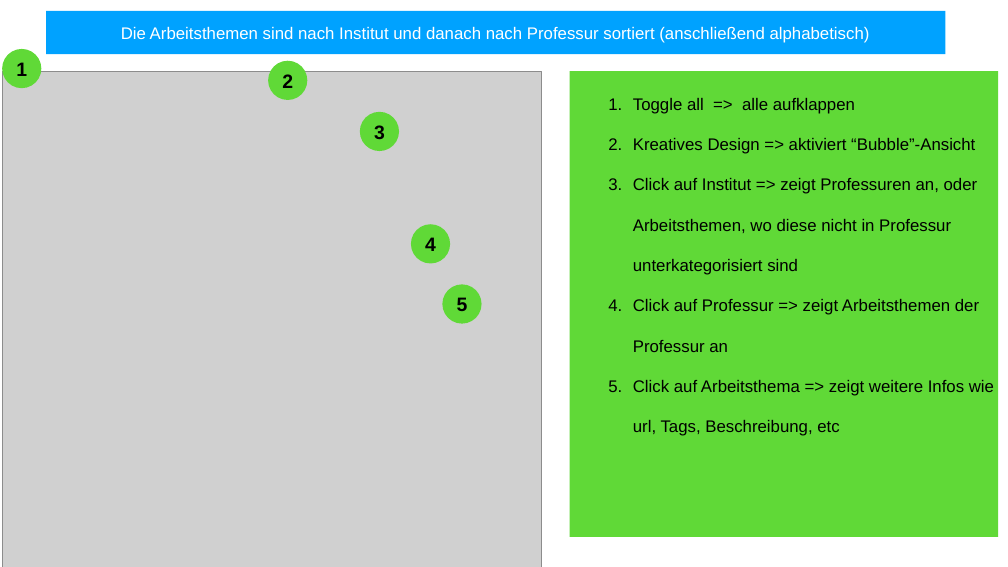
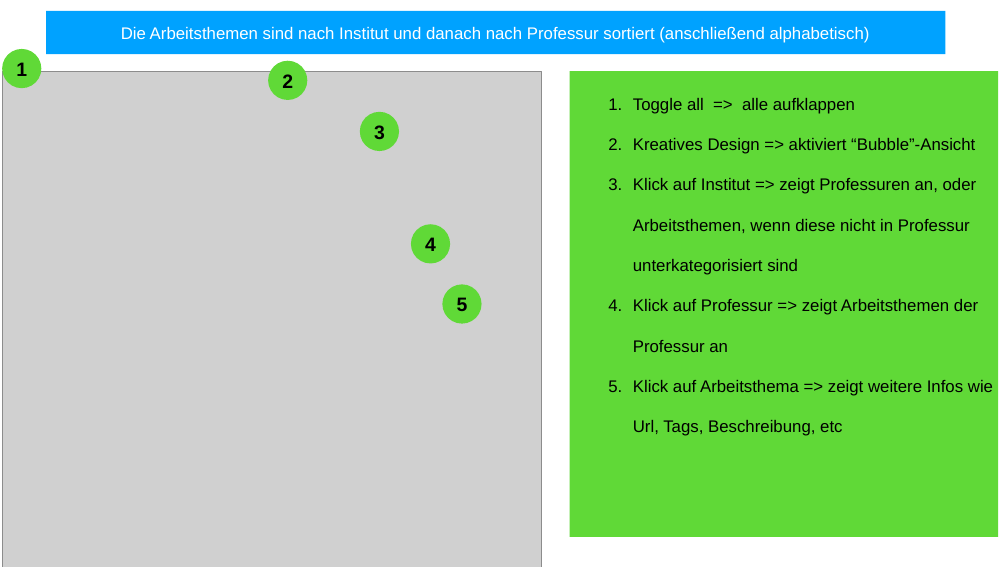
Before and after one commit to annenotarobot/WebTech-Assignemnt-3, a slide deck: slide 1 of documentation/Funktionalitäten.pptx. Drawn at 1008x567 pixels with LibreOffice and Linux fonts; fonts in the diff are those of the drawing; grey boxes stand for pictures. Boxes give left, top, right and bottom in pixels: in the first picture for what was removed or moved away, otherwise in the second. Text is boxed around its words. In the diff, an @@ line names an element or a change of style, - is before the commit and + after.

```diff
--- a/documentation/Funktionalitäten.pptx
+++ b/documentation/Funktionalitäten.pptx
@@ text in rectangle at <box>633,178,993,436</box>: text changed @@
-  3. Click auf Institut => zeigt Professuren an, oder Arbeitsthemen, wo diese nicht in Professur unterkategorisiert sind
-  4. Click auf Professur => zeigt Arbeitsthemen der Professur an
-  5. Click auf Arbeitsthema => zeigt weitere Infos wie url, Tags, Beschreibung, etc
+  3. Klick auf Institut => zeigt Professuren an, oder Arbeitsthemen, wenn diese nicht in Professur unterkategorisiert sind
+  4. Klick auf Professur => zeigt Arbeitsthemen der Professur an
+  5. Klick auf Arbeitsthema => zeigt weitere Infos wie Url, Tags, Beschreibung, etc
```
Also in this commit, not shown: 2 other slides changed, 1 other file.
